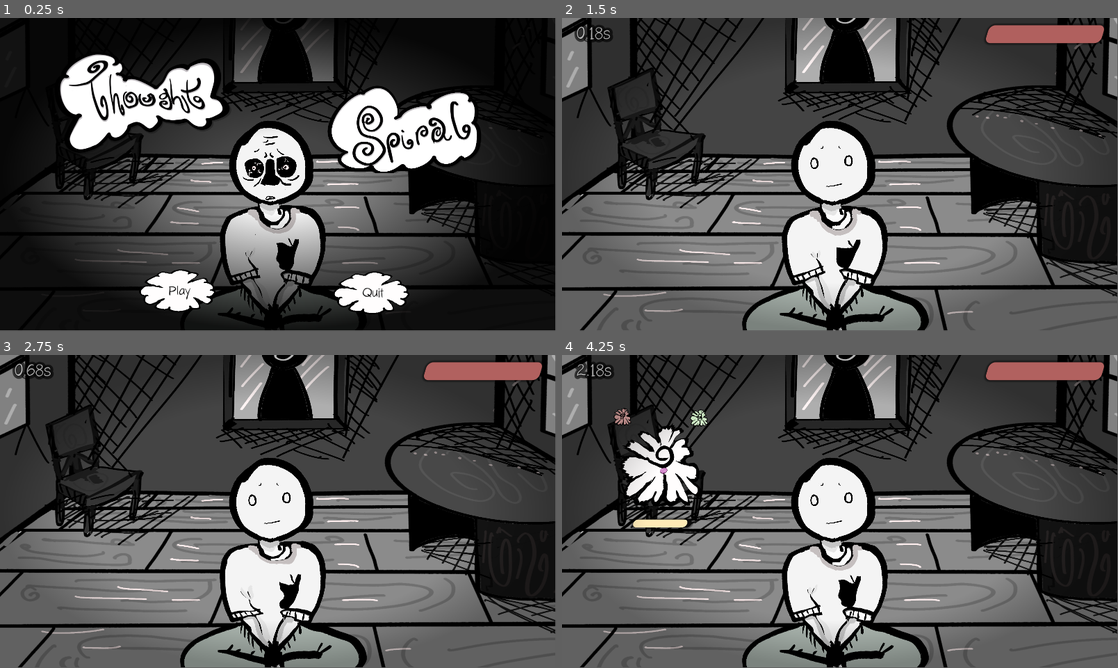
Above: before the commit, frames 1-4 (two rows, left to right).
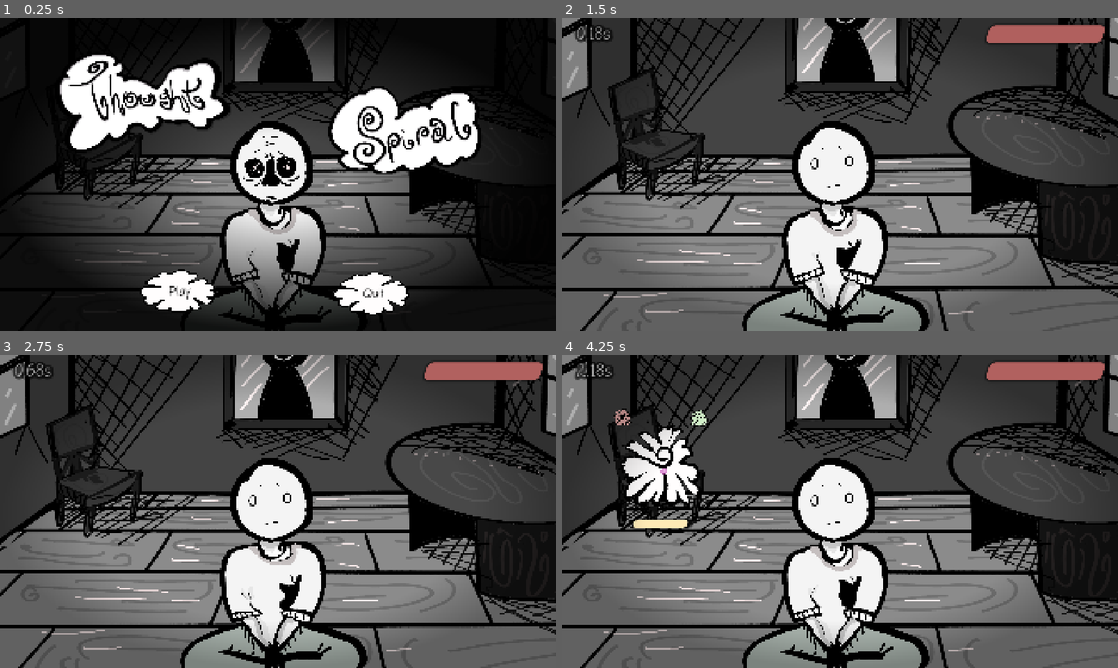
Above: after the commit, the same moments.

Repository: alilley96/gwj-097-imminent-doom
Game: Godot game, scene res://main/game.tscn
The game is run twice, just before and just after one commit, with the same random seed, the same clock (stepped at 60 frames per second) and the same inputs.
Inputs (mouse positions are in pixels of both pictures, inside the frame that each line leads up to):
- Up to frame 1 (0.25 s): no input
- Up to frame 2 (1.5 s): click "Play" at 0.5 s; click "Play" at 1.25 s
- Up to frame 3 (2.75 s): click "Play" at 2 s
- Up to frame 4 (4.25 s): move the mouse to (962, 495) at 2.77 s; hold Mouse wheel down (rotate_clockwise) 2.78-3.53 s; move the mouse to (728, 527) at 3.52 s; tap Mouse wheel up (rotate_counter_clockwise) at 3.6 s
In our replay, the window is 799x449 before the commit and 800x450 after it. These sizes can differ from the game's own. Grey fills any space a smaller window leaves; there, only what the larger window draws over its background counts as a difference.

The runs differ from the first frame. In frame 1, 5.7% of the frame differs, in the area x 3-94%, y 0-100%; in frame 2, 7.6%; in frame 3, 7.7%; in frame 4, 8.0%, in the area x 0-100%, y 0-100%.

Commit message:
window stretching

Diff:
--- a/project.godot
+++ b/project.godot
@@ -23,6 +23,7 @@
 
 window/size/viewport_width=1920
 window/size/viewport_height=1080
+window/stretch/mode="canvas_items"
 
 [input]
 
--- a/spiral/spiral.tscn
+++ b/spiral/spiral.tscn
@@ -173,7 +173,7 @@
 scale = Vector2(0.3, 0.3)
 sprite_frames = SubResource("SpriteFrames_djd8e")
 animation = &"idle"
-frame_progress = 0.6084012
+frame_progress = 0.7762821
 
 [node name="Ball" type="RigidBody2D" parent="." unique_id=925688684]
 position = Vector2(0, -24.305)
